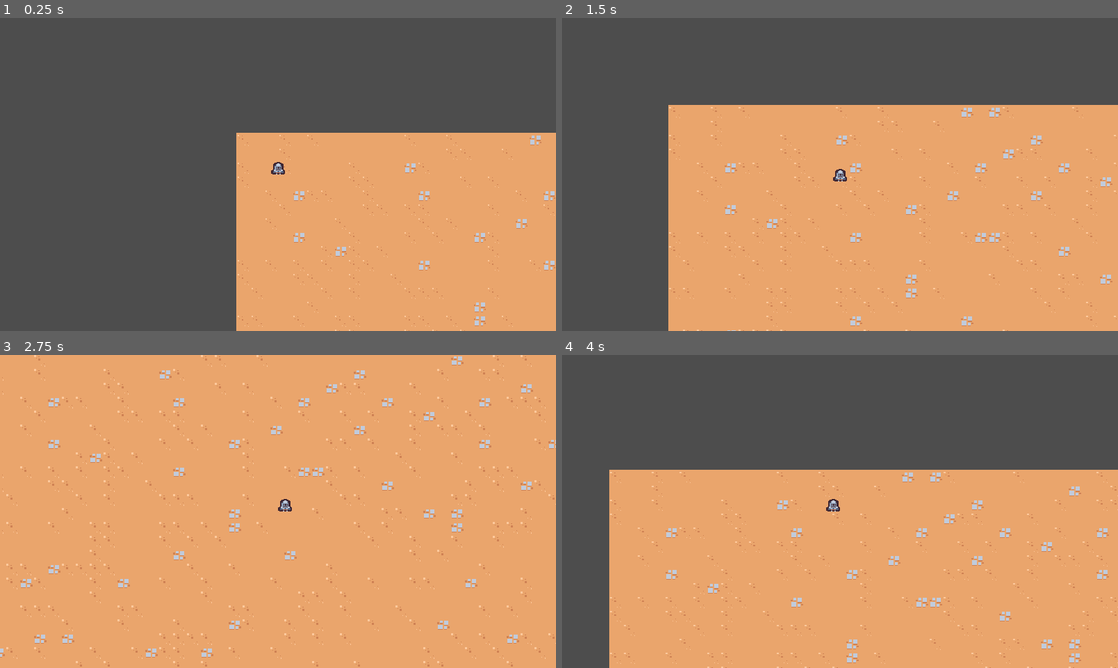
Above: before the commit, frames 1-4 (two rows, left to right).
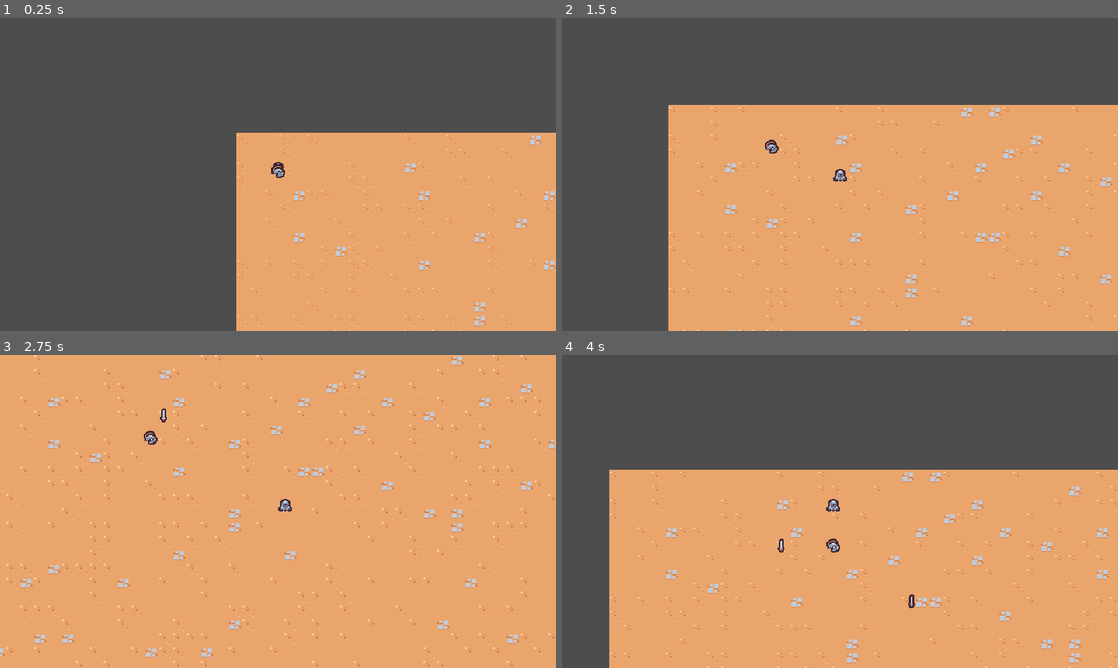
Above: after the commit, the same moments.

Repository: nubels/fictional-telegram
Game: Godot game, scene res://scenes/main/main.tscn
Same seed, same stepped clock (60 frames per second), same inputs: the game is played once before the commit and once after it.
Inputs:
- Up to frame 1 (0.25 s): no input
- Up to frame 2 (1.5 s): tap Enter at 0.5 s; hold D (move_right) 0.53-1.28 s; hold S (move_down) from 1.28 s (still down)
- Up to frame 3 (2.75 s): release S (move_down) at 2.03 s; hold D (move_right) from 2.03 s (still down)
- Up to frame 4 (4 s): release D (move_right) at 2.78 s; hold W (move_up) 2.78-3.53 s; hold A (move_left) from 3.53 s (still down)

The runs differ from the first frame. In frame 1, less than 0.1% of the frame differs, in the area x 48-52%, y 46-52%; in frame 2, less than 0.1%; in frame 3, 0.1%; in frame 4, 0.2%, in the area x 38-64%, y 58-81%.

Commit message:
add sword ability controller

Diff:
--- /dev/null
+++ b/scenes/abilities/sword_ability/sword_ability.gd
@@ -0,0 +1 @@
+class_name SwordAbility extends Node2D
--- /dev/null
+++ b/scenes/abilities/sword_ability/sword_ability.tscn
@@ -0,0 +1,11 @@
+[gd_scene load_steps=3 format=3 uid="uid://bxdjqcyovyu6k"]
+
+[ext_resource type="Texture2D" uid="uid://f4h5nd251l2y" path="res://scenes/abilities/sword_ability/sword.png" id="1_8d7ux"]
+[ext_resource type="Script" path="res://scenes/abilities/sword_ability/sword_ability.gd" id="1_pm77u"]
+
+[node name="SwordAbility" type="Node2D"]
+script = ExtResource("1_pm77u")
+
+[node name="Sprite2D" type="Sprite2D" parent="."]
+texture = ExtResource("1_8d7ux")
+offset = Vector2(0, -4)
--- /dev/null
+++ b/scenes/abilities/sword_ability/sword_ability_controller.gd
@@ -0,0 +1,18 @@
+class_name SwordAbilityController extends Node
+
+@export var sword_ability_scene: PackedScene
+
+@onready var player = get_tree().get_first_node_in_group("player") as Player
+@onready var spawn_timer: Timer = %SpawnTimer
+
+
+func _ready() -> void:
+	spawn_timer.timeout.connect(on_spawn_timer_timeout)
+
+
+func on_spawn_timer_timeout() -> void:
+	if not player: return
+
+	var sword_ability_instance = sword_ability_scene.instantiate() as SwordAbility
+	player.get_parent().add_child(sword_ability_instance)
+	sword_ability_instance.global_position = player.global_position
--- /dev/null
+++ b/scenes/abilities/sword_ability/sword_ability_controller.tscn
@@ -0,0 +1,13 @@
+[gd_scene load_steps=3 format=3 uid="uid://d1504sw3tcmdl"]
+
+[ext_resource type="Script" path="res://scenes/abilities/sword_ability/sword_ability_controller.gd" id="1_pptiy"]
+[ext_resource type="PackedScene" uid="uid://bxdjqcyovyu6k" path="res://scenes/abilities/sword_ability/sword_ability.tscn" id="2_fm73e"]
+
+[node name="SwordAbilityController" type="Node"]
+script = ExtResource("1_pptiy")
+sword_ability_scene = ExtResource("2_fm73e")
+
+[node name="SpawnTimer" type="Timer" parent="."]
+unique_name_in_owner = true
+wait_time = 1.5
+autostart = true
--- a/scenes/main/main.tscn
+++ b/scenes/main/main.tscn
@@ -1,8 +1,9 @@
-[gd_scene load_steps=6 format=3 uid="uid://8ngwqlp7l0ty"]
+[gd_scene load_steps=7 format=3 uid="uid://8ngwqlp7l0ty"]
 
 [ext_resource type="PackedScene" uid="uid://by4eyhut4xpje" path="res://scenes/player/player.tscn" id="1_bpxac"]
 [ext_resource type="Texture2D" uid="uid://caqqyik1rm2ye" path="res://assets/environment/tilemap_packed.png" id="1_gf51w"]
 [ext_resource type="PackedScene" uid="uid://bsfci2l28on3c" path="res://scenes/game_camera/game_camera.tscn" id="3_dndh3"]
+[ext_resource type="PackedScene" uid="uid://23d5qc20kvmd" path="res://scenes/rat_enemy/rat_enemy.tscn" id="4_sdr6u"]
 
 [sub_resource type="TileSetAtlasSource" id="TileSetAtlasSource_ykwqx"]
 texture = ExtResource("1_gf51w")
@@ -187,3 +188,5 @@
 layer_0/tile_data = PackedInt32Array(1769521, 0, 4, 1703985, 0, 4, 1638449, 0, 4, 1572913, 0, 4, 1507377, 0, 4, 1441841 …(25108 unchanged characters)…
 
 [node name="Player" parent="." instance=ExtResource("1_bpxac")]
+
+[node name="RatEnemy" parent="." instance=ExtResource("4_sdr6u")]
--- a/scenes/player/player.tscn
+++ b/scenes/player/player.tscn
@@ -1,13 +1,19 @@
-[gd_scene load_steps=4 format=3 uid="uid://by4eyhut4xpje"]
+[gd_scene load_steps=5 format=3 uid="uid://by4eyhut4xpje"]
 
 [ext_resource type="Script" path="res://scenes/player/player.gd" id="1_68ip0"]
 [ext_resource type="Texture2D" uid="uid://csek8mruetvtq" path="res://scenes/player/player.png" id="1_s48g8"]
+[ext_resource type="PackedScene" uid="uid://d1504sw3tcmdl" path="res://scenes/abilities/sword_ability/sword_ability_controller.tscn" id="2_mu6b1"]
 
 [sub_resource type="CircleShape2D" id="CircleShape2D_ltx3s"]
 radius = 5.0
 
 [node name="Player" type="CharacterBody2D" groups=["player"]]
+collision_layer = 0
 script = ExtResource("1_68ip0")
+
+[node name="AbilityManager" type="Node" parent="."]
+
+[node name="SwordAbilityController" parent="AbilityManager" instance=ExtResource("2_mu6b1")]
 
 [node name="Sprite2D" type="Sprite2D" parent="."]
 texture = ExtResource("1_s48g8")
--- /dev/null
+++ b/scenes/rat_enemy/rat_enemy.gd
@@ -0,0 +1,20 @@
+class_name RatEnemy extends CharacterBody2D
+
+@export var max_speed = 75
+
+# eigentlich ganz cool für dependencies oder?
+@onready var player = get_tree().get_first_node_in_group("player") as Player
+
+
+func _process(delta: float) -> void:
+	move_towards_player()
+
+
+func move_towards_player() -> void:
+	if not player: return
+
+	var direction := global_position.direction_to(player.global_position)
+
+	velocity = direction * max_speed
+
+	move_and_slide()
--- /dev/null
+++ b/scenes/rat_enemy/rat_enemy.tscn
@@ -0,0 +1,19 @@
+[gd_scene load_steps=4 format=3 uid="uid://23d5qc20kvmd"]
+
+[ext_resource type="Texture2D" uid="uid://cex575bjtrqb" path="res://scenes/rat_enemy/rat_enemy.png" id="1_3txql"]
+[ext_resource type="Script" path="res://scenes/rat_enemy/rat_enemy.gd" id="1_fjre1"]
+
+[sub_resource type="CircleShape2D" id="CircleShape2D_pio5x"]
+radius = 6.0
+
+[node name="RatEnemy" type="CharacterBody2D"]
+collision_layer = 0
+script = ExtResource("1_fjre1")
+
+[node name="Sprite2D" type="Sprite2D" parent="."]
+texture = ExtResource("1_3txql")
+offset = Vector2(0, -4)
+
+[node name="CollisionShape2D" type="CollisionShape2D" parent="."]
+position = Vector2(0, -4)
+shape = SubResource("CircleShape2D_pio5x")
Binary file added: scenes/abilities/sword_ability/sword.png
Not shown, added: scenes/abilities/sword_ability/sword.png.import
Binary file added: scenes/rat_enemy/rat_enemy.png
Not shown, added: scenes/rat_enemy/rat_enemy.png.import
